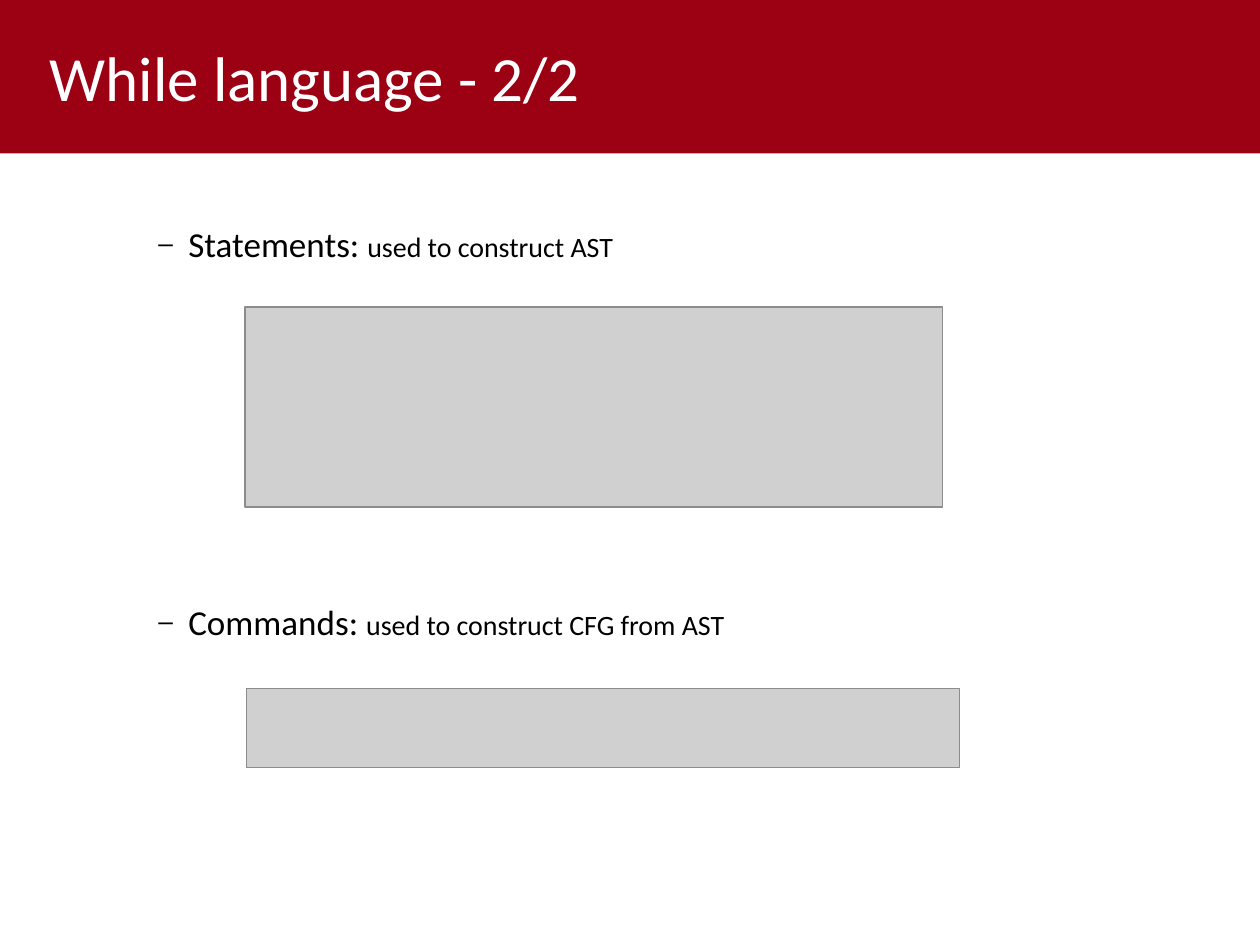
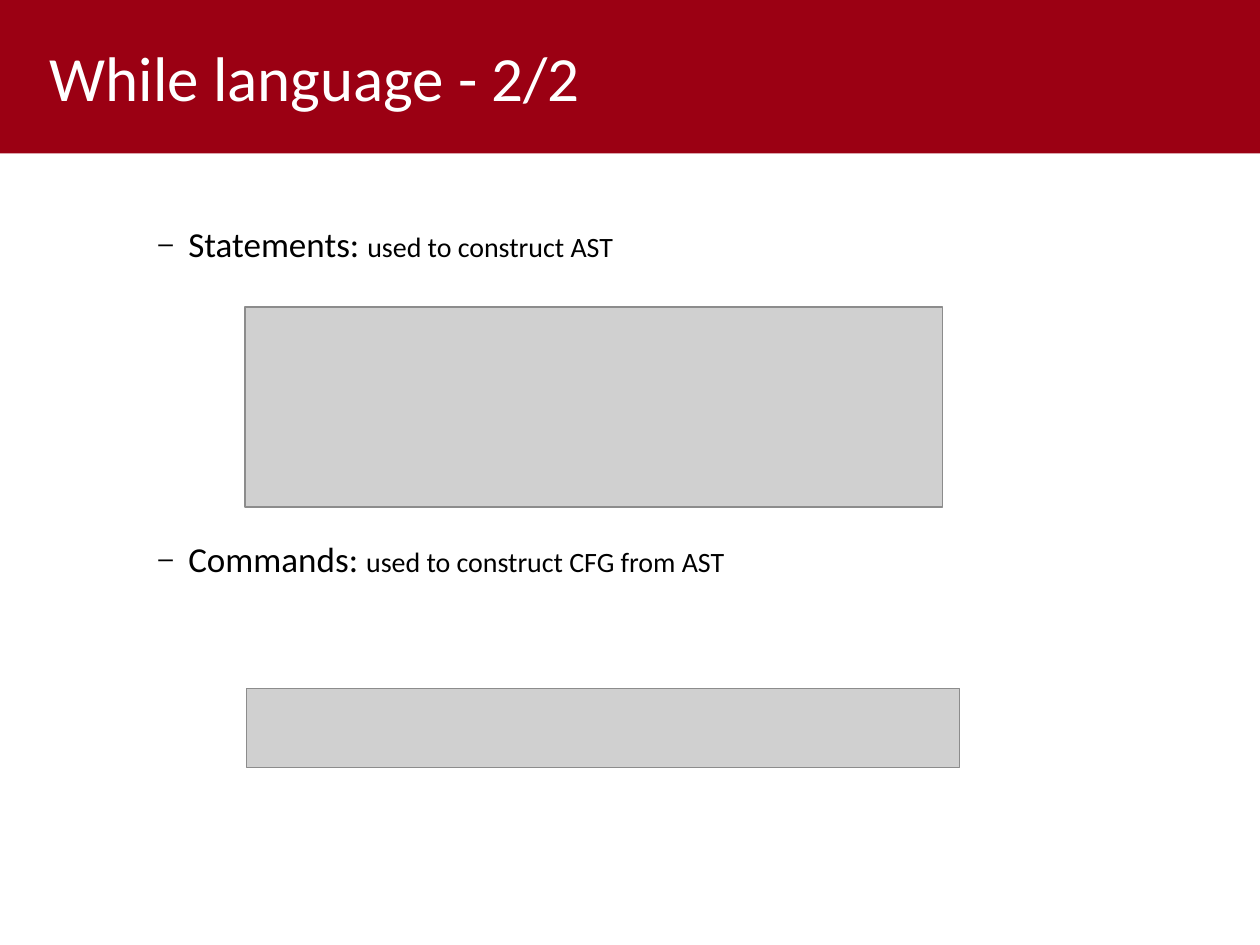
Before and after one commit to MatteoCus/abstract-while-interpreter, a slide deck: slide 5 of HomeworkB_Presentation.odp. Drawn at 1260x945 pixels with LibreOffice and Linux fonts; fonts in the diff are those of the drawing; grey boxes stand for pictures; background and template pictures are left out. Boxes give left, top, right and bottom in pixels: in the first picture for what was removed or moved away, otherwise in the second. Text is boxed around its words. In the diff, an @@ line names an element or a change of style, - is before the commit and + after.

```diff
--- a/HomeworkB_Presentation.odp
+++ b/HomeworkB_Presentation.odp
@@ text "Statements: used to construct AST" rewrapped from [188, 234, 724, 636] to [188, 234, 724, 573] @@
```
Also in this commit, not shown: 13 other slides changed.
